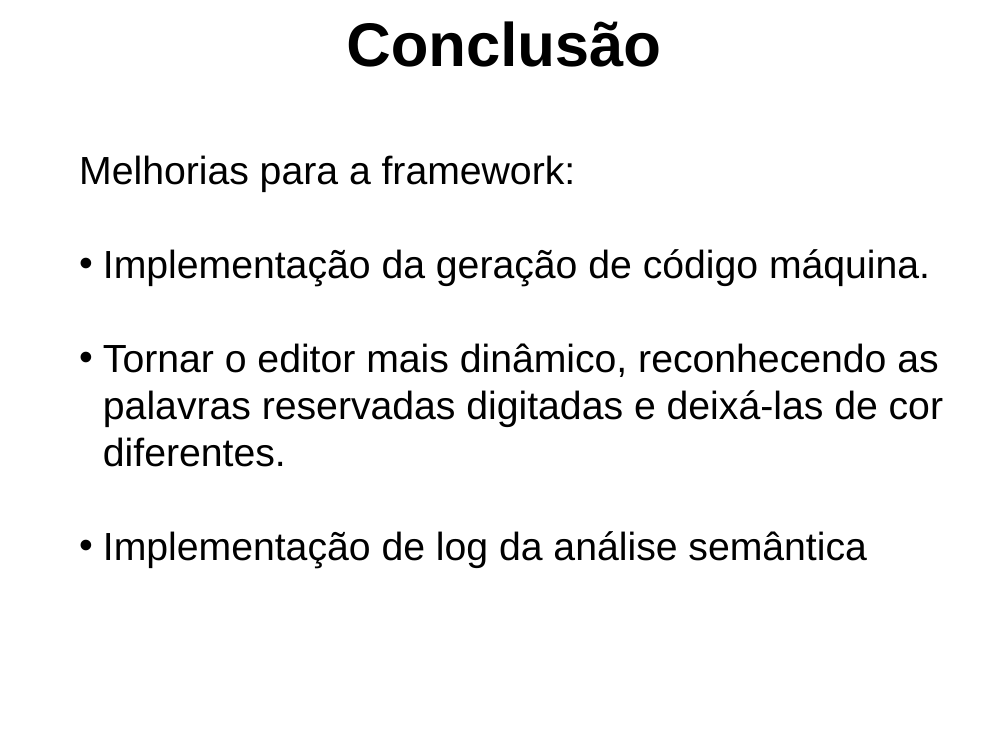
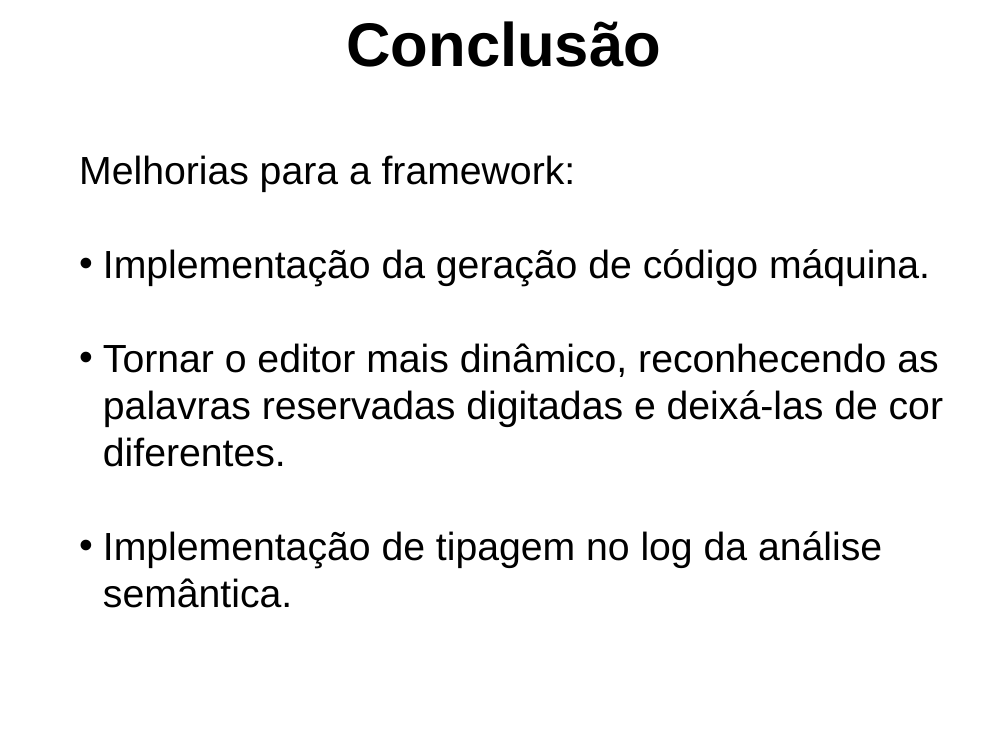
Before and after one commit to GabrielPRDF/TCC_Interpretador, a slide deck: slide 22 of Documentos/ApresentacaoTCC.ppt. Drawn at 1008x756 pixels with LibreOffice and Linux fonts; fonts in the diff are those of the drawing; background and template pictures are left out. Boxes give left, top, right and bottom in pixels: in the first picture for what was removed or moved away, otherwise in the second. Text is boxed around its words. In the diff, an @@ line names an element or a change of style, - is before the commit and + after.

Commit message:
Apresentação e código

```diff
--- a/Documentos/ApresentacaoTCC.ppt
+++ b/Documentos/ApresentacaoTCC.ppt
@@ text at (103,531,882,608): text changed @@
-• Implementação de log da análise semântica
+• Implementação de tipagem no log da análise semântica.
```
Also in this commit, not shown: 3 other files.
